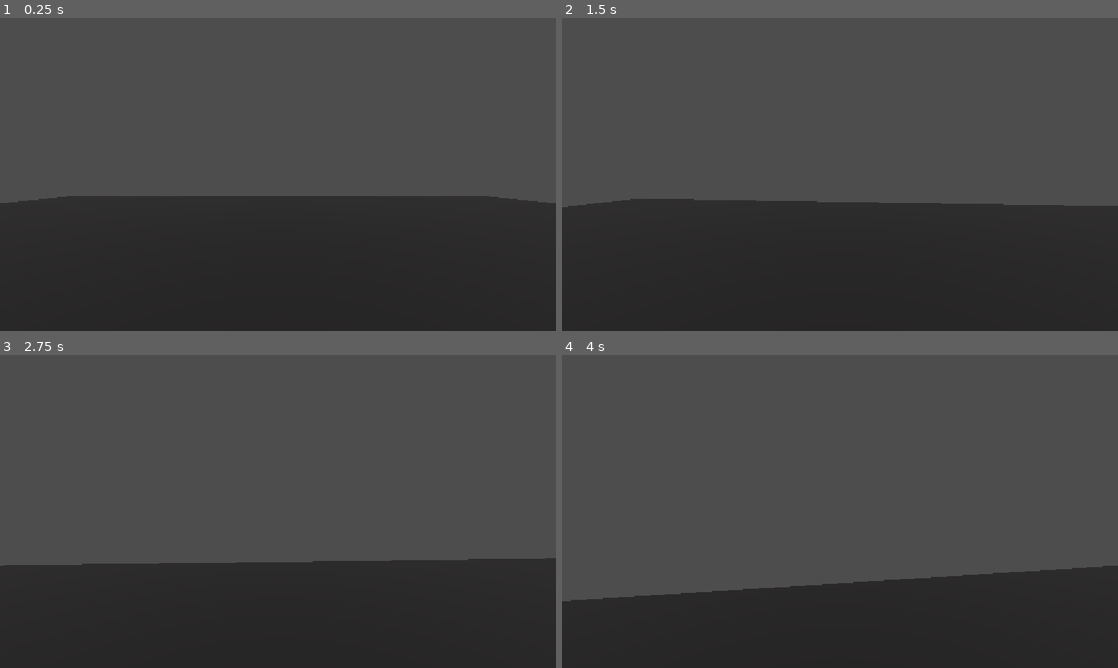
Above: before the commit, frames 1-4 (two rows, left to right).
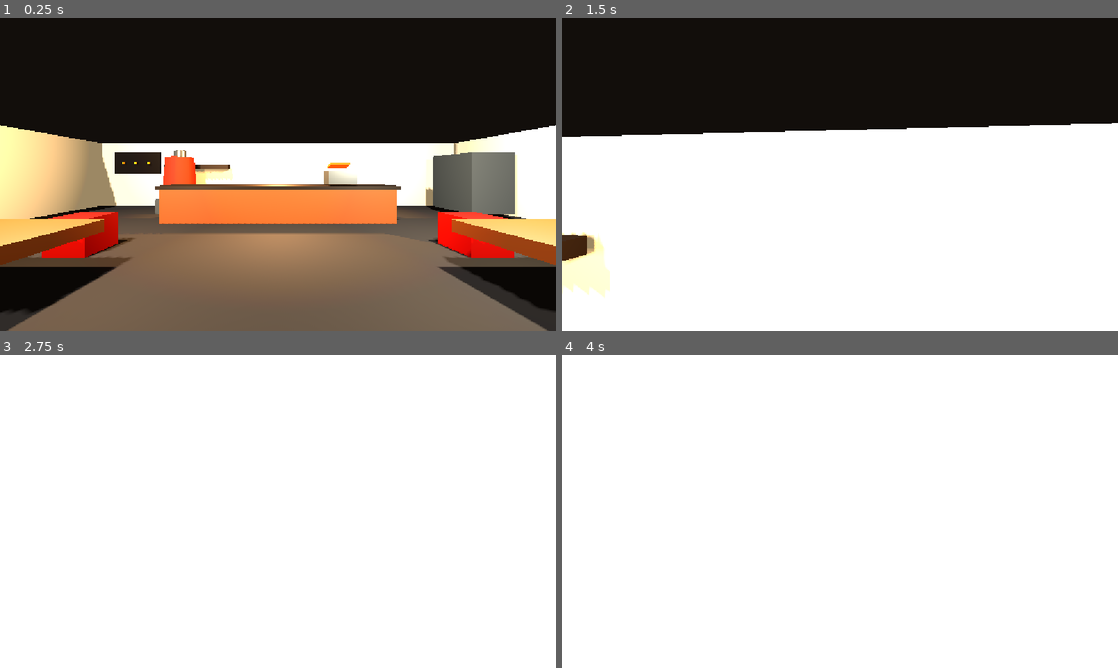
Above: after the commit, the same moments.

Repository: leon-beyleroglu/kebabcity
Game: Godot game, scene res://kebab_shop.tscn
Two runs of this game, one before a commit and one after it. Both use one fixed random seed, a clock stepped at 60 frames per second and the inputs below. Before the commit the project starts from res://main.tscn.
Inputs (mouse positions are in pixels of both pictures, inside the frame that each line leads up to):
- Up to frame 1 (0.25 s): no input
- Up to frame 2 (1.5 s): tap Enter (ui_accept) at 0.5, 0.6 s; move the mouse to (867, 174) at 0.52 s; hold Shift (sprint, bound only after the commit) 0.53-1.28 s; hold W (move_forward) from 0.53 s (still down); click (867, 174) at 0.67 s; tap Space (jump, bound only after the commit) at 0.77, 1.07 s; move the mouse to (812, 174) at 1.27 s; tap Shift (sprint, bound only after the commit) at 1.35 s; click (812, 174) at 1.42 s
- Up to frame 3 (2.75 s): keep holding W (move_forward); tap Space (jump, bound only after the commit) at 1.52, 1.55, 1.82, 2.1 s; move the mouse to (289, 505) at 2.02 s; click (289, 505) at 2.17 s; tap Enter (ui_accept) at 2.3 s
- Up to frame 4 (4 s): keep holding W (move_forward); move the mouse to (834, 517) at 2.77 s; tap Enter (ui_accept) at 2.85 s; click (834, 517) at 2.92 s; tap Space (jump, bound only after the commit) at 3.02, 3.32, 3.77, 3.8 s; tap Shift (sprint, bound only after the commit) at 3.05 s; move the mouse to (878, 514) at 3.52 s; hold Shift (sprint, bound only after the commit) from 3.53 s (still down); click (878, 514) at 3.67 s

The runs differ from the first frame. In frame 1, 97% of the frame differs, in the area x 0-100%, y 0-100%; in frame 2, 100%; in frame 3, 100%; in frame 4, 100%.

Commit message:
erster laden

Diff:
--- /dev/null
+++ b/kebab_shop.tscn
@@ -0,0 +1,351 @@
+[gd_scene format=3 uid="uid://cbckxa8ja78vt"]
+
+[ext_resource type="Script" uid="uid://c0rl8h6ne4ir" path="res://player.gd" id="1_player"]
+[ext_resource type="Texture2D" uid="uid://c2o1xkacu131c" path="res://boden1.png" id="2_floor"]
+
+[sub_resource type="StandardMaterial3D" id="MatFloor"]
+albedo_texture = ExtResource("2_floor")
+roughness = 0.9
+
+[sub_resource type="BoxMesh" id="BoxFloor"]
+size = Vector3(18, 0.2, 19.176208)
+
+[sub_resource type="BoxShape3D" id="ShapeFloor"]
+size = Vector3(18, 0.2, 33.605347)
+
+[sub_resource type="StandardMaterial3D" id="MatWall"]
+albedo_color = Color(0.78, 0.72, 0.62, 1)
+roughness = 0.82
+
+[sub_resource type="BoxMesh" id="BoxWall"]
+material = SubResource("MatWall")
+size = Vector3(17.161621, 3.2, 0.25)
+
+[sub_resource type="BoxShape3D" id="ShapeWall"]
+size = Vector3(17.169922, 3.2, 0.25)
+
+[sub_resource type="BoxMesh" id="BoxSideWall"]
+material = SubResource("MatWall")
+size = Vector3(0.25, 3.2, 12)
+
+[sub_resource type="BoxShape3D" id="ShapeSideWall"]
+size = Vector3(0.25, 3.2, 12)
+
+[sub_resource type="StandardMaterial3D" id="MatWood"]
+albedo_color = Color(0.38, 0.2, 0.09, 1)
+roughness = 0.7
+
+[sub_resource type="BoxMesh" id="BoxCounter"]
+material = SubResource("MatWood")
+size = Vector3(7.5, 1.15, 1.1)
+
+[sub_resource type="BoxShape3D" id="ShapeCounter"]
+size = Vector3(7.5, 1.15, 1.1)
+
+[sub_resource type="StandardMaterial3D" id="MatDark"]
+albedo_color = Color(0.12, 0.1, 0.09, 1)
+metallic = 0.25
+roughness = 0.5
+
+[sub_resource type="StandardMaterial3D" id="MatMetal"]
+albedo_color = Color(0.55, 0.58, 0.6, 1)
+metallic = 0.85
+roughness = 0.28
+
+[sub_resource type="BoxMesh" id="BoxSmall"]
+material = SubResource("MatMetal")
+size = Vector3(1, 0.8, 1)
+
+[sub_resource type="StandardMaterial3D" id="MatSign"]
+albedo_color = Color(0.95, 0.18, 0.035, 1)
+emission_enabled = true
+emission = Color(0.95, 0.12, 0.02, 1)
+emission_energy_multiplier = 2.2
+
+[sub_resource type="CylinderMesh" id="Cylinder"]
+material = SubResource("MatMetal")
+top_radius = 0.25
+bottom_radius = 0.25
+height = 2.4
+radial_segments = 32
+
+[sub_resource type="StandardMaterial3D" id="MatMeat"]
+albedo_color = Color(0.48, 0.12, 0.045, 1)
+roughness = 0.8
+
+[sub_resource type="CylinderMesh" id="CylinderMeat"]
+material = SubResource("MatMeat")
+top_radius = 0.55
+bottom_radius = 0.7
+height = 1.65
+radial_segments = 32
+
+[sub_resource type="BoxShape3D" id="ShapeSmall"]
+size = Vector3(1, 0.8, 1)
+
+[sub_resource type="StandardMaterial3D" id="MatGlass"]
+transparency = 1
+albedo_color = Color(0.18, 0.48, 0.62, 0.22)
+roughness = 0.15
+
+[sub_resource type="StandardMaterial3D" id="MatRed"]
+albedo_color = Color(0.55, 0.06, 0.035, 1)
+roughness = 0.55
+
+[sub_resource type="Environment" id="Environment"]
+background_mode = 1
+background_color = Color(0.07, 0.055, 0.045, 1)
+ambient_light_source = 3
+ambient_light_color = Color(0.72, 0.68, 0.6, 1)
+ambient_light_energy = 0.72
+tonemap_mode = 2
+
+[sub_resource type="CapsuleShape3D" id="PlayerShape"]
+radius = 0.45
+height = 1.8
+
+[sub_resource type="StandardMaterial3D" id="MatYellow"]
+albedo_color = Color(0.95, 0.6, 0.08, 1)
+roughness = 0.5
+
+[node name="KebabShop" type="Node3D" unique_id=559436482]
+
+[node name="Floor" type="MeshInstance3D" parent="." unique_id=2144488617]
+transform = Transform3D(1, 0, 0, 0, 1, 0, 0, 0, 1, 0, 0, 18.03195)
+material_override = SubResource("MatFloor")
+mesh = SubResource("BoxFloor")
+
+[node name="Floor" type="MeshInstance3D" parent="Floor" unique_id=1012272236]
+transform = Transform3D(1, 0, 0, 0, 1, 0, 0, 0, 1, 0, 0, -14.230016)
+material_override = SubResource("MatFloor")
+mesh = SubResource("BoxFloor")
+
+[node name="FloorCollision" type="StaticBody3D" parent="." unique_id=697040111]
+
+[node name="CollisionShape3D" type="CollisionShape3D" parent="FloorCollision" unique_id=1587773136]
+transform = Transform3D(1, 0, 0, 0, 1, 0, 0, 0, 1, 0, 0, 10.802673)
+shape = SubResource("ShapeFloor")
+
+[node name="BackWall" type="StaticBody3D" parent="." unique_id=1196200093]
+transform = Transform3D(1, 0, 0, 0, 1, 0, 0, 0, 1, 0, 1.6, -5.875)
+
+[node name="Mesh" type="MeshInstance3D" parent="BackWall" unique_id=832768864]
+mesh = SubResource("BoxWall")
+
+[node name="Collision" type="CollisionShape3D" parent="BackWall" unique_id=2012523530]
+shape = SubResource("ShapeWall")
+
+[node name="FrontWallLeft" type="StaticBody3D" parent="." unique_id=1576294084]
+transform = Transform3D(0.65, 0, 0, 0, 1, 0, 0, 0, 1, -6.2, 1.6, 5.875)
+
+[node name="Mesh" type="MeshInstance3D" parent="FrontWallLeft" unique_id=1078924085]
+mesh = SubResource("BoxWall")
+
+[node name="Collision" type="CollisionShape3D" parent="FrontWallLeft" unique_id=1783023936]
+shape = SubResource("ShapeWall")
+
+[node name="FrontWallRight" type="StaticBody3D" parent="." unique_id=1305159657]
+transform = Transform3D(0.65, 0, 0, 0, 1, 0, 0, 0, 1, 6.2, 1.6, 5.875)
+
+[node name="Mesh" type="MeshInstance3D" parent="FrontWallRight" unique_id=185786909]
+transform = Transform3D(1, 0, 0, 0, 1, 0, 0, 0, 1, 0.41918945, 0, 0)
+mesh = SubResource("BoxWall")
+
+[node name="Collision" type="CollisionShape3D" parent="FrontWallRight" unique_id=543958810]
+transform = Transform3D(1, 0, 0, 0, 1, 0, 0, 0, 1, 0.41503906, 0, 0)
+shape = SubResource("ShapeWall")
+
+[node name="LeftWall" type="StaticBody3D" parent="." unique_id=1771358709]
+transform = Transform3D(1, 0, 0, 0, 1, 0, 0, 0, 1, -8.875, 1.6, 0)
+
+[node name="Mesh" type="MeshInstance3D" parent="LeftWall" unique_id=1361801842]
+mesh = SubResource("BoxSideWall")
+
+[node name="Collision" type="CollisionShape3D" parent="LeftWall" unique_id=1111548401]
+shape = SubResource("ShapeSideWall")
+
+[node name="RightWall" type="StaticBody3D" parent="." unique_id=14643915]
+transform = Transform3D(1, 0, 0, 0, 1, 0, 0, 0, 1, 8.875, 1.6, 0)
+
+[node name="Mesh" type="MeshInstance3D" parent="RightWall" unique_id=574072898]
+mesh = SubResource("BoxSideWall")
+
+[node name="Collision" type="CollisionShape3D" parent="RightWall" unique_id=1382367547]
+shape = SubResource("ShapeSideWall")
+
+[node name="Counter" type="StaticBody3D" parent="." unique_id=2045189453]
+transform = Transform3D(1, 0, 0, 0, 1, 0, 0, 0, 1, 0, 0.575, -2.8)
+
+[node name="Mesh" type="MeshInstance3D" parent="Counter" unique_id=213595159]
+mesh = SubResource("BoxCounter")
+
+[node name="Collision" type="CollisionShape3D" parent="Counter" unique_id=1274107635]
+shape = SubResource("ShapeCounter")
+
+[node name="CounterTop" type="MeshInstance3D" parent="." unique_id=557678241]
+transform = Transform3D(1.03, 0, 0, 0, 0.12, 0, 0, 0, 1.06, 0, 1.22, -2.8)
+material_override = SubResource("MatDark")
+mesh = SubResource("BoxCounter")
+
+[node name="CashRegister" type="MeshInstance3D" parent="." unique_id=1798960768]
+transform = Transform3D(0.9, 0, 0, 0, 0.55, 0, 0, 0, 0.75, 2.1, 1.55, -2.8)
+mesh = SubResource("BoxSmall")
+
+[node name="CashScreen" type="MeshInstance3D" parent="." unique_id=1999699835]
+transform = Transform3D(0.65, 0, 0, 0, 0.07825181, 0.10395585, 0, -0.016632935, 0.4890738, 2.1, 1.95, -2.92)
+material_override = SubResource("MatSign")
+mesh = SubResource("BoxSmall")
+
+[node name="KitchenBackShelf" type="MeshInstance3D" parent="." unique_id=1005955309]
+transform = Transform3D(3, 0, 0, 0, 0.25, 0, 0, 0, 0.35, -3.8, 2, -5.45)
+material_override = SubResource("MatDark")
+mesh = SubResource("BoxSmall")
+
+[node name="DonerSpit" type="Node3D" parent="." unique_id=231999689]
+transform = Transform3D(1, 0, 0, 0, 1, 0, 0, 0, 1, -4.2, 0, -4.55)
+
+[node name="Base" type="MeshInstance3D" parent="DonerSpit" unique_id=1536134390]
+transform = Transform3D(1.35, 0, 0, 0, 0.75, 0, 0, 0, 1.35, 0, 0.35, 0)
+mesh = SubResource("BoxSmall")
+
+[node name="Pole" type="MeshInstance3D" parent="DonerSpit" unique_id=352803591]
+transform = Transform3D(1, 0, 0, 0, 1, 0, 0, 0, 1, 0, 1.45, 0)
+mesh = SubResource("Cylinder")
+
+[node name="Meat" type="MeshInstance3D" parent="DonerSpit" unique_id=1155044594]
+transform = Transform3D(1, 0, 0, 0, 1, 0, 0, 0, 1, 0, 1.55, 0)
+mesh = SubResource("CylinderMeat")
+
+[node name="TopCap" type="MeshInstance3D" parent="DonerSpit" unique_id=175268866]
+transform = Transform3D(0.7, 0, 0, 0, 0.2, 0, 0, 0, 0.7, 0, 2.45, 0)
+mesh = SubResource("Cylinder")
+
+[node name="Grill" type="StaticBody3D" parent="." unique_id=7977972]
+transform = Transform3D(1, 0, 0, 0, 1, 0, 0, 0, 1, -1.7, 0.55, -4.55)
+
+[node name="CuttingStation" type="StaticBody3D" parent="." unique_id=224642987]
+transform = Transform3D(1, 0, 0, 0, 1, 0, 0, 0, 1, 1.4, 0.65, -4.55)
+
+[node name="SauceStation" type="StaticBody3D" parent="." unique_id=329752695]
+transform = Transform3D(1, 0, 0, 0, 1, 0, 0, 0, 1, 4, 0.55, -4.55)
+
+[node name="Fridge" type="StaticBody3D" parent="." unique_id=1199270718]
+transform = Transform3D(1, 0, 0, 0, 1, 0, 0, 0, 1, 7.5, 1.35, -3.8)
+
+[node name="Mesh" type="MeshInstance3D" parent="Fridge" unique_id=507782226]
+transform = Transform3D(1.5, 0, 0, 0, 2.7, 0, 0, 0, 1.8, 0, 0, 0)
+material_override = SubResource("MatMetal")
+mesh = SubResource("BoxSmall")
+
+[node name="Collision" type="CollisionShape3D" parent="Fridge" unique_id=1448463917]
+transform = Transform3D(1.5, 0, 0, 0, 2.7, 0, 0, 0, 1.8, 0, 0, 0)
+shape = SubResource("ShapeSmall")
+
+[node name="WindowLeft" type="MeshInstance3D" parent="." unique_id=1551778343]
+transform = Transform3D(0.08, 0, 0, 0, 1.2, 0, 0, 0, 3.8, -8.73, 1.75, 1.5)
+material_override = SubResource("MatGlass")
+mesh = SubResource("BoxSmall")
+
+[node name="WindowRight" type="MeshInstance3D" parent="." unique_id=1460546897]
+transform = Transform3D(0.08, 0, 0, 0, 1.2, 0, 0, 0, 3.8, 8.73, 1.75, 1.5)
+material_override = SubResource("MatGlass")
+mesh = SubResource("BoxSmall")
+
+[node name="Sign" type="MeshInstance3D" parent="." unique_id=1983536484]
+transform = Transform3D(2.7, 0, 0, 0, 0.55, 0, 0, 0, 0.15, 0, 2.65, 5.72)
+material_override = SubResource("MatSign")
+mesh = SubResource("BoxSmall")
+
+[node name="Table1" type="StaticBody3D" parent="." unique_id=817401843]
+transform = Transform3D(1, 0, 0, 0, 1, 0, 0, 0, 1, -4, 0.8, 1.5)
+
+[node name="Mesh" type="MeshInstance3D" parent="Table1" unique_id=1102744915]
+transform = Transform3D(2.2, 0, 0, 0, 0.25, 0, 0, 0, 1.4, 0, 0, 0)
+material_override = SubResource("MatWood")
+mesh = SubResource("BoxSmall")
+
+[node name="Collision" type="CollisionShape3D" parent="Table1" unique_id=1909829891]
+transform = Transform3D(2.2, 0, 0, 0, 0.25, 0, 0, 0, 1.4, 0, 0, 0)
+shape = SubResource("ShapeSmall")
+
+[node name="Table2" type="StaticBody3D" parent="." unique_id=858128262]
+transform = Transform3D(1, 0, 0, 0, 1, 0, 0, 0, 1, 4, 0.8, 1.5)
+
+[node name="Mesh" type="MeshInstance3D" parent="Table2" unique_id=439723037]
+transform = Transform3D(2.2, 0, 0, 0, 0.25, 0, 0, 0, 1.4, 0, 0, 0)
+material_override = SubResource("MatWood")
+mesh = SubResource("BoxSmall")
+
+[node name="Collision" type="CollisionShape3D" parent="Table2" unique_id=893111253]
+transform = Transform3D(2.2, 0, 0, 0, 0.25, 0, 0, 0, 1.4, 0, 0, 0)
+shape = SubResource("ShapeSmall")
+
+[node name="Chair1" type="MeshInstance3D" parent="." unique_id=1560673258]
+transform = Transform3D(0.8, 0, 0, 0, 0.9, 0, 0, 0, 0.8, -4, 0.45, 0)
+material_override = SubResource("MatRed")
+mesh = SubResource("BoxSmall")
+
+[node name="Chair2" type="MeshInstance3D" parent="." unique_id=1439333001]
+transform = Transform3D(0.8, 0, 0, 0, 0.9, 0, 0, 0, 0.8, 4, 0.45, 0)
+material_override = SubResource("MatRed")
+mesh = SubResource("BoxSmall")
+
+[node name="CeilingLight1" type="OmniLight3D" parent="." unique_id=1822949857]
+transform = Transform3D(1, 0, 0, 0, 1, 0, 0, 0, 1, -4, 2.9, 1)
+light_color = Color(1, 0.82, 0.62, 1)
+light_energy = 5.0
+shadow_enabled = true
+omni_range = 8.0
+
+[node name="CeilingLight2" type="OmniLight3D" parent="." unique_id=103323658]
+transform = Transform3D(1, 0, 0, 0, 1, 0, 0, 0, 1, 4, 2.9, 1)
+light_color = Color(1, 0.92, 0.78, 1)
+light_energy = 5.0
+shadow_enabled = true
+omni_range = 8.0
+
+[node name="KitchenLight" type="OmniLight3D" parent="." unique_id=363872540]
+transform = Transform3D(1, 0, 0, 0, 1, 0, 0, 0, 1, 0, 2.8, -4.2)
+light_color = Color(1, 0.7, 0.42, 1)
+light_energy = 6.0
+shadow_enabled = true
+omni_range = 7.0
+
+[node name="WorldEnvironment" type="WorldEnvironment" parent="." unique_id=1297854268]
+environment = SubResource("Environment")
+
+[node name="DirectionalLight3D" type="DirectionalLight3D" parent="." unique_id=889308388]
+transform = Transform3D(0.90630776, 0.34618863, -0.24240388, 0, 0.57357645, 0.81915206, 0.42261827, -0.74240386, 0.5198368, 0, 0, 0)
+light_energy = 0.7
+shadow_enabled = true
+
+[node name="Player" type="CharacterBody3D" parent="." unique_id=317042492]
+transform = Transform3D(1, 0, 0, 0, 1, 0, 0, 0, 1, 0, 1, 4.2)
+script = ExtResource("1_player")
+
+[node name="CollisionShape3D" type="CollisionShape3D" parent="Player" unique_id=966143708]
+shape = SubResource("PlayerShape")
+
+[node name="Camera3D" type="Camera3D" parent="Player" unique_id=1888410181]
+transform = Transform3D(1, 0, 0, 0, 1, 0, 0, 0, 1, 0, 0.65, 0)
+current = true
+
+[node name="DecorativeMenuBoard" type="MeshInstance3D" parent="." unique_id=1271968411]
+transform = Transform3D(2.2, 0, 0, 0, 1.3, 0, 0, 0, 0.12, -6.8, 2.2, -5.72)
+material_override = SubResource("MatDark")
+mesh = SubResource("BoxSmall")
+
+[node name="MenuPanel1" type="MeshInstance3D" parent="." unique_id=218660974]
+transform = Transform3D(0.08, 0, 0, 0, 0.08, 0, 0, 0, 0.08, -7.4, 2.2, -5.55)
+material_override = SubResource("MatYellow")
+mesh = SubResource("BoxSmall")
+
+[node name="MenuPanel2" type="MeshInstance3D" parent="." unique_id=1778423201]
+transform = Transform3D(0.08, 0, 0, 0, 0.08, 0, 0, 0, 0.08, -6.8, 2.2, -5.55)
+material_override = SubResource("MatYellow")
+mesh = SubResource("BoxSmall")
+
+[node name="MenuPanel3" type="MeshInstance3D" parent="." unique_id=784119486]
+transform = Transform3D(0.08, 0, 0, 0, 0.08, 0, 0, 0, 0.08, -6.2, 2.2, -5.55)
+material_override = SubResource("MatYellow")
+mesh = SubResource("BoxSmall")
--- a/main.tscn
+++ b/main_old.tscn
@@ -29,20 +29,20 @@
 transform = Transform3D(50, 0, 0, 0, 0.2, 0, 0, 0, 50, 0, 0, 0)
 shape = SubResource("BoxShape3D_2ofg4")
 
-[node name="Player" type="CharacterBody3D" parent="." unique_id=291938487]
+[node name="CharacterBody3D" type="CharacterBody3D" parent="." unique_id=291938487]
 script = ExtResource("1_ig7tw")
 
-[node name="CollisionShape3D" type="CollisionShape3D" parent="Player" unique_id=1257993416]
+[node name="CollisionShape3D" type="CollisionShape3D" parent="CharacterBody3D" unique_id=1257993416]
 shape = SubResource("CapsuleShape3D_2ofg4")
 
-[node name="MeshInstance3D" type="MeshInstance3D" parent="Player" unique_id=307462013]
+[node name="MeshInstance3D" type="MeshInstance3D" parent="CharacterBody3D" unique_id=307462013]
 mesh = SubResource("CapsuleMesh_2ofg4")
 
-[node name="Camera3D" type="Camera3D" parent="Player" unique_id=2789363]
+[node name="Camera3D" type="Camera3D" parent="CharacterBody3D" unique_id=2789363]
 transform = Transform3D(1, 0, 0, 0, 1, 0, 0, 0, 1, 0, 1.6, 0)
 
 [node name="DirectionalLight3D" type="DirectionalLight3D" parent="." unique_id=245996109]
-transform = Transform3D(0.18566664, 0.9826128, 0, -0.17062889, 0.032240666, 0.9848077, 0.9676847, -0.18284594, 0.17364815, 0, 4, 0)
+transform = Transform3D(0.18566664, 0.9826128, 0, -0.17062889, 0.032240666, 0.9848077, 0.9676847, -0.18284594, 0.17364815, 0, 3, 0)
 shadow_enabled = true
 
 [node name="WorldEnvironment" type="WorldEnvironment" parent="." unique_id=1283818073]
--- a/player.gd
+++ b/player.gd
@@ -1,6 +1,7 @@
 extends CharacterBody3D
 
-@export var speed := 5.0
+@export var walk_speed := 5.0
+@export var sprint_speed := 9.0
 @export var jump_velocity := 5.0
 @export var mouse_sensitivity := 0.002
 
@@ -9,33 +10,63 @@
 var gravity: float = ProjectSettings.get_setting("physics/3d/default_gravity")
 
 func _ready() -> void:
+	Engine.max_fps = 60
 	Input.set_mouse_mode(Input.MOUSE_MODE_CAPTURED)
+
 
 func _unhandled_input(event: InputEvent) -> void:
 	if event is InputEventMouseMotion:
-		rotate_y(-event.relative.x * mouse_sensitivity)
-		camera.rotate_x(-event.relative.y * mouse_sensitivity)
+		# Nur relative Mausbewegung verwenden
+		if Input.get_mouse_mode() == Input.MOUSE_MODE_CAPTURED:
+			rotate_y(-event.relative.x * mouse_sensitivity)
 
-		# Kamera nicht komplett nach oben/unten drehen
-		camera.rotation.x = clamp(
-			camera.rotation.x,
-			deg_to_rad(-89),
-			deg_to_rad(89)
-		)
+			camera.rotate_x(-event.relative.y * mouse_sensitivity)
+
+			camera.rotation.x = clamp(
+				camera.rotation.x,
+				deg_to_rad(-89),
+				deg_to_rad(89)
+			)
 
 	if event.is_action_pressed("ui_cancel"):
 		Input.set_mouse_mode(Input.MOUSE_MODE_VISIBLE)
 
+	elif event is InputEventMouseButton:
+		if event.button_index == MOUSE_BUTTON_LEFT:
+			Input.set_mouse_mode(Input.MOUSE_MODE_CAPTURED)
+
 func _physics_process(delta: float) -> void:
-	# Schwerkraft
+
+	# =========================
+	# SCHWERKRAFT
+	# =========================
+
 	if not is_on_floor():
 		velocity.y -= gravity * delta
 
-	# Springen
-	if Input.is_action_just_pressed("ui_accept") and is_on_floor():
+
+	# =========================
+	# SPRINGEN
+	# =========================
+
+	if Input.is_action_just_pressed("jump") and is_on_floor():
 		velocity.y = jump_velocity
 
+
+	# =========================
+	# GESCHWINDIGKEIT
+	# =========================
+
+	var current_speed := walk_speed
+
+	if Input.is_action_pressed("sprint"):
+		current_speed = sprint_speed
+
+
+	# =========================
 	# WASD
+	# =========================
+
 	var input_direction := Input.get_vector(
 		"move_left",
 		"move_right",
@@ -49,11 +80,27 @@
 		input_direction.y
 	)).normalized()
 
+
+	# =========================
+	# BEWEGUNG
+	# =========================
+
 	if direction:
-		velocity.x = direction.x * speed
-		velocity.z = direction.z * speed
+		velocity.x = direction.x * current_speed
+		velocity.z = direction.z * current_speed
 	else:
-		velocity.x = move_toward(velocity.x, 0, speed)
-		velocity.z = move_toward(velocity.z, 0, speed)
+		velocity.x = move_toward(
+			velocity.x,
+			0,
+			current_speed
+		)
 
+		velocity.z = move_toward(
+			velocity.z,
+			0,
+			current_speed
+		)
+
+
+	# Bewegung ausführen
 	move_and_slide()
--- a/project.godot
+++ b/project.godot
@@ -11,7 +11,7 @@
 [application]
 
 config/name="kebabcity"
-run/main_scene="uid://cy28uaq81a1c"
+run/main_scene="res://kebab_shop.tscn"
 config/features=PackedStringArray("4.7", "Forward Plus")
 config/icon="res://icon.svg"
 
@@ -42,6 +42,16 @@
 "events": [Object(InputEventKey,"resource_local_to_scene":false,"resource_name":"","device":-1,"window_id":0,"alt_press …(192 unchanged characters)…
 ]
 }
+jump={
+"deadzone": 0.2,
+"events": [Object(InputEventKey,"resource_local_to_scene":false,"resource_name":"","device":-1,"window_id":0,"alt_pressed":false,"shift_pressed":false,"ctrl_pressed":false,"meta_pressed":false,"pressed":false,"keycode":0,"physical_keycode":32,"key_label":0,"unicode":32,"location":0,"echo":false,"script":null)
+]
+}
+sprint={
+"deadzone": 0.2,
+"events": [Object(InputEventKey,"resource_local_to_scene":false,"resource_name":"","device":-1,"window_id":0,"alt_pressed":false,"shift_pressed":false,"ctrl_pressed":false,"meta_pressed":false,"pressed":false,"keycode":0,"physical_keycode":4194325,"key_label":0,"unicode":0,"location":0,"echo":false,"script":null)
+]
+}
 
 [physics]
 
Not shown: 1 places in main_old.tscn that only renumber resources
